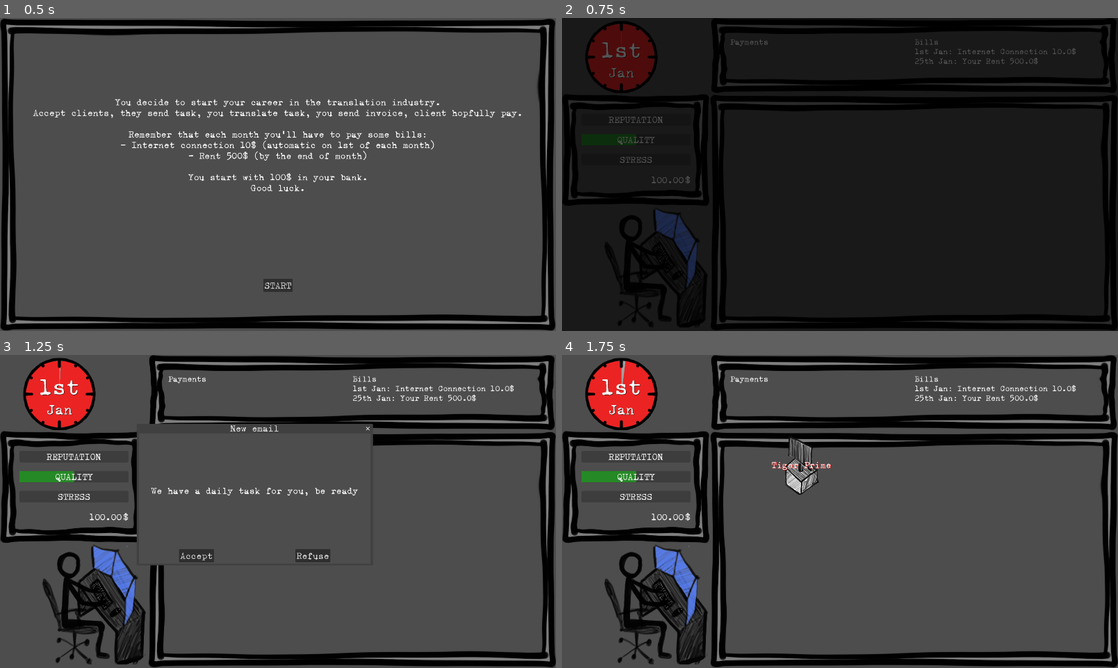
Above: before the commit, frames 1-4 (two rows, left to right).
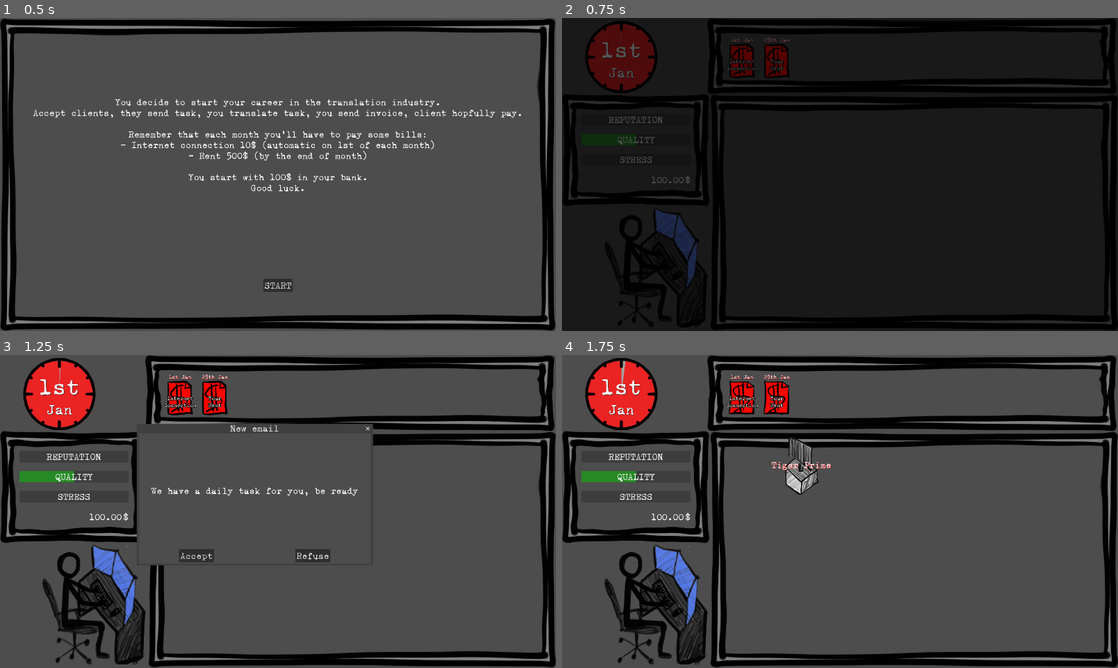
Above: after the commit, the same moments.

Repository: ildede/game-off-2025
Game: Godot game, scene res://scenes/ui/start_screen/start.tscn
The game is run twice, just before and just after one commit, with the same random seed, the same clock (stepped at 60 frames per second) and the same inputs.
Inputs:
- Up to frame 1 (0.5 s): no input
- Up to frame 2 (0.75 s): click "START" at 0.5 s
- Up to frame 3 (1.25 s): no input
- Up to frame 4 (1.75 s): click "Accept" at 1.25 s

Frame 1 is identical in both runs. In frame 2, 1.8% of the frame differs, in the area x 26-99%, y 0-25%; in frame 3, 3.3%; in frame 4, 3.5%, in the area x 26-100%, y 0-25%.

Commit message:
feat: use a list of events instead of two wall of texts

Diff:
--- a/autoloads/models.gd
+++ b/autoloads/models.gd
@@ -4,22 +4,26 @@
 class InvoiceObject:
 	var task_id: int
 	var client_id: int
+	var client_name: String
 	var money_value: float
 	var payment_terms: String
 
 	func _init(ongoing_task: OngoingTask, client: Models.ClientObject) -> void:
 		task_id = ongoing_task.task_id
 		client_id = ongoing_task.client_id
+		client_name = client.name
 		money_value = ongoing_task.total_words * client.payment_per_word
 		payment_terms = client.payment_terms
 
 class PendingPayement:
 	var due_date: int
 	var money_value: float
+	var client_name: String
 
-	func _init(day: int, value: float) -> void:
+	func _init(day: int, value: float, client: String) -> void:
 		due_date = day
 		money_value = value
+		client_name = client
 
 class State:
 	var current_day = 1
--- /dev/null
+++ b/scenes/ui/events_panel/event.gd
@@ -0,0 +1,16 @@
+extends AnimatedSprite2D
+class_name EventSprite
+
+var day: Global.Date
+var display_name: String
+var event_type: EventsPanel.EventType
+
+func _ready() -> void:
+	$Day.text = "{day} {month}".format(day)
+	$Name.text = display_name
+	print("_ready", display_name, event_type)
+	match event_type:
+		EventsPanel.EventType.PAYMENT:
+			play("payment")
+		EventsPanel.EventType.BILL:
+			play("bill")
--- /dev/null
+++ b/scenes/ui/events_panel/event.tscn
@@ -0,0 +1,96 @@
+[gd_scene load_steps=13 format=3 uid="uid://c4n8ci1egtwik"]
+
+[ext_resource type="Texture2D" uid="uid://der7v00pi3xuk" path="res://scenes/ui/events_panel/assets/payment01.png" id="1_dflug"]
+[ext_resource type="Texture2D" uid="uid://dow8ilqjoa8ox" path="res://scenes/ui/events_panel/assets/bill01.png" id="1_v0jw3"]
+[ext_resource type="Texture2D" uid="uid://bsxuifbpltoqn" path="res://scenes/ui/events_panel/assets/bill02.png" id="2_3ar4q"]
+[ext_resource type="Texture2D" uid="uid://cw8mqaoosa6oj" path="res://scenes/ui/events_panel/assets/payment02.png" id="2_7725c"]
+[ext_resource type="Texture2D" uid="uid://x2lh3hj0mcd4" path="res://scenes/ui/events_panel/assets/bill03.png" id="3_0dipp"]
+[ext_resource type="Texture2D" uid="uid://d4fw6qpgr2kj2" path="res://scenes/ui/events_panel/assets/payment03.png" id="3_evdrb"]
+[ext_resource type="Texture2D" uid="uid://ch4aujtm4utux" path="res://scenes/ui/events_panel/assets/payment04.png" id="4_0nhtc"]
+[ext_resource type="Texture2D" uid="uid://bx62m6y3rvgfw" path="res://scenes/ui/events_panel/assets/bill04.png" id="4_xxm8a"]
+[ext_resource type="Texture2D" uid="uid://diwvr3yn2xma8" path="res://scenes/ui/events_panel/assets/payment05.png" id="5_ey4is"]
+[ext_resource type="Texture2D" uid="uid://brntt37dlsebu" path="res://scenes/ui/events_panel/assets/bill05.png" id="5_g2700"]
+[ext_resource type="Script" uid="uid://b8d5km5gevw84" path="res://scenes/ui/events_panel/event.gd" id="6_7725c"]
+
+[sub_resource type="SpriteFrames" id="SpriteFrames_o53mr"]
+animations = [{
+"frames": [{
+"duration": 1.0,
+"texture": ExtResource("1_v0jw3")
+}, {
+"duration": 1.0,
+"texture": ExtResource("2_3ar4q")
+}, {
+"duration": 1.0,
+"texture": ExtResource("3_0dipp")
+}, {
+"duration": 1.0,
+"texture": ExtResource("4_xxm8a")
+}, {
+"duration": 1.0,
+"texture": ExtResource("5_g2700")
+}],
+"loop": true,
+"name": &"bill",
+"speed": 6.0
+}, {
+"frames": [{
+"duration": 1.0,
+"texture": ExtResource("1_dflug")
+}, {
+"duration": 1.0,
+"texture": ExtResource("2_7725c")
+}, {
+"duration": 1.0,
+"texture": ExtResource("3_evdrb")
+}, {
+"duration": 1.0,
+"texture": ExtResource("4_0nhtc")
+}, {
+"duration": 1.0,
+"texture": ExtResource("5_ey4is")
+}],
+"loop": true,
+"name": &"payment",
+"speed": 6.0
+}]
+
+[node name="Event" type="AnimatedSprite2D"]
+scale = Vector2(0.6, 0.6)
+sprite_frames = SubResource("SpriteFrames_o53mr")
+animation = &"bill"
+script = ExtResource("6_7725c")
+
+[node name="Day" type="Label" parent="."]
+anchors_preset = 10
+anchor_right = 1.0
+offset_left = -80.0
+offset_top = -140.0
+offset_right = -80.0
+offset_bottom = -103.0
+grow_horizontal = 2
+theme_override_colors/font_shadow_color = Color(1, 0, 0, 1)
+theme_override_colors/font_outline_color = Color(0, 0, 0, 1)
+theme_override_constants/shadow_offset_x = 2
+theme_override_constants/shadow_offset_y = 2
+theme_override_constants/outline_size = 2
+text = "1st Jan"
+horizontal_alignment = 1
+autowrap_mode = 2
+
+[node name="Name" type="Label" parent="."]
+anchors_preset = 12
+anchor_top = 1.0
+anchor_right = 1.0
+anchor_bottom = 1.0
+offset_left = -80.0
+offset_top = -217.0
+offset_right = -80.0
+offset_bottom = -100.0
+grow_horizontal = 2
+grow_vertical = 0
+theme_override_colors/font_outline_color = Color(0, 0, 0, 1)
+theme_override_constants/outline_size = 10
+text = "Global News Network"
+horizontal_alignment = 1
+autowrap_mode = 2
--- /dev/null
+++ b/scenes/ui/events_panel/events_panel.gd
@@ -0,0 +1,41 @@
+extends PanelContainer
+class_name EventsPanel
+
+@onready var event_scene = preload("res://scenes/ui/events_panel/event.tscn")
+
+var childs = []
+
+func _ready() -> void:
+	print("")
+
+func update_events(ar: Array[Event]):
+	for c in childs:
+		c.queue_free()
+	childs.clear()
+	ar.sort_custom(func(a, b): return a.day < b.day)
+	var count = 0
+	for e in ar:
+		var ev_instance: EventSprite = event_scene.instantiate()
+		ev_instance.day = Global.day_number_to_date(e.day)
+		ev_instance.display_name = e.name
+		ev_instance.event_type = e.type
+		ev_instance.position = self.global_position + Vector2(-380 + (120 * count), 150)
+		add_child(ev_instance)
+		childs.append(ev_instance)
+		count += 1
+
+enum EventType {
+	PAYMENT,
+	BILL
+}
+
+class Event:
+	var day: int
+	var type: EventType
+	var amount: float
+	var name: String
+	func _init(type_, day_, amount_, name_) -> void:
+		type = type_
+		day = day_
+		amount = amount_
+		name = name_
--- /dev/null
+++ b/scenes/ui/events_panel/events_panel.tscn
@@ -0,0 +1,10 @@
+[gd_scene load_steps=2 format=3 uid="uid://dquq8idt0crs5"]
+
+[ext_resource type="Script" uid="uid://cl72ssdxgkwim" path="res://scenes/ui/events_panel/events_panel.gd" id="1_kojp0"]
+
+[node name="EventsPanel" type="PanelContainer"]
+offset_left = 514.0
+offset_top = -2.0
+offset_right = 1918.0
+offset_bottom = 260.0
+script = ExtResource("1_kojp0")
--- a/scenes/ui/game_information/game_information.gd
+++ b/scenes/ui/game_information/game_information.gd
@@ -1,5 +1,7 @@
 extends Control
 class_name GameInformation
+
+@onready var events_panel: EventsPanel = $EventsPanel
 
 func _ready() -> void:
 	var state = Global.game_state
@@ -8,22 +10,12 @@
 	$InfoPanel/MarginContainer/GridContainer/QualityLabel/QualityBar.value = state.quality
 	$InfoPanel/MarginContainer/GridContainer/ReputationLabel/ReputationBar.value = state.reputation
 	$InfoPanel/MarginContainer/GridContainer/GridContainer/Money.text = "%.2f" % state.money
-
-	$FuturePanel/MarginContainer/GridContainer/NextBills.append_text("Bills")
-	var bills = state.bills.duplicate()
-	bills.sort_custom(func(a, b): return a.next_payment_day < b.next_payment_day)
-	for bill: Models.BillObject in bills:
-		var day_of_payement = Global.day_number_to_date(bill.next_payment_day)
-		$FuturePanel/MarginContainer/GridContainer/NextBills.newline()
-		$FuturePanel/MarginContainer/GridContainer/NextBills.append_text("{0} {1}: {2} {3}$".format([day_of_payement.day, day_of_payement.month, bill.name, bill.amount]))
-
-	$FuturePanel/MarginContainer/GridContainer/NextPayment.append_text("Payments")
-	var payments = state.pending_payments
-	payments.sort_custom(func(a, b): return a.due_date < b.due_date)
-	for payement: Models.PendingPayement in payments:
-		var day_of_payement = Global.day_number_to_date(payement.due_date)
-		$FuturePanel/MarginContainer/GridContainer/NextPayment.newline()
-		$FuturePanel/MarginContainer/GridContainer/NextPayment.append_text("{0} {1}: {2}$".format([day_of_payement.day, day_of_payement.month, payement.money_value]))
+	var events: Array[EventsPanel.Event] = []
+	for bill: Models.BillObject in state.bills:
+		events.append(EventsPanel.Event.new(EventsPanel.EventType.BILL, bill.next_payment_day, bill.amount, bill.name))
+	for payement: Models.PendingPayement in state.pending_payments:
+		events.append(EventsPanel.Event.new(EventsPanel.EventType.PAYMENT, payement.due_date, payement.money_value, payement.client_name))
+	events_panel.update_events(events)
 	Global.ui_update.connect(ui_update)
 
 func ui_update() -> void:
@@ -31,22 +23,11 @@
 	$InfoPanel/MarginContainer/GridContainer/ReputationLabel/ReputationBar.value = state.reputation
 	$InfoPanel/MarginContainer/GridContainer/StressLabel/StressBar.value = state.stress
 	$InfoPanel/MarginContainer/GridContainer/QualityLabel/QualityBar.value = state.quality
+	$InfoPanel/MarginContainer/GridContainer/ReputationLabel/ReputationBar.value = state.reputation
 	$InfoPanel/MarginContainer/GridContainer/GridContainer/Money.text = "%.2f" % state.money
-
-	$FuturePanel/MarginContainer/GridContainer/NextBills.clear()
-	$FuturePanel/MarginContainer/GridContainer/NextBills.append_text("Bills")
-	var bills = state.bills.duplicate()
-	bills.sort_custom(func(a, b): return a.next_payment_day < b.next_payment_day)
-	for bill: Models.BillObject in bills:
-		var day_of_payement = Global.day_number_to_date(bill.next_payment_day)
-		$FuturePanel/MarginContainer/GridContainer/NextBills.newline()
-		$FuturePanel/MarginContainer/GridContainer/NextBills.append_text("{0} {1}: {2} {3}$".format([day_of_payement.day, day_of_payement.month, bill.name, bill.amount]))
-
-	$FuturePanel/MarginContainer/GridContainer/NextPayment.clear()
-	$FuturePanel/MarginContainer/GridContainer/NextPayment.append_text("Payments")
-	var payments = state.pending_payments
-	payments.sort_custom(func(a, b): return a.due_date < b.due_date)
-	for payement: Models.PendingPayement in payments:
-		var day_of_payement = Global.day_number_to_date(payement.due_date)
-		$FuturePanel/MarginContainer/GridContainer/NextPayment.newline()
-		$FuturePanel/MarginContainer/GridContainer/NextPayment.append_text("{0} {1}: {2}$".format([day_of_payement.day, day_of_payement.month, payement.money_value]))
+	var events: Array[EventsPanel.Event] = []
+	for bill: Models.BillObject in state.bills:
+		events.append(EventsPanel.Event.new(EventsPanel.EventType.BILL, bill.next_payment_day, bill.amount, bill.name))
+	for payement: Models.PendingPayement in state.pending_payments:
+		events.append(EventsPanel.Event.new(EventsPanel.EventType.PAYMENT, payement.due_date, payement.money_value, payement.client_name))
+	events_panel.update_events(events)
--- a/scenes/ui/game_information/game_information.tscn
+++ b/scenes/ui/game_information/game_information.tscn
@@ -1,7 +1,8 @@
-[gd_scene load_steps=6 format=3 uid="uid://c7gpddms8dggn"]
+[gd_scene load_steps=7 format=3 uid="uid://c7gpddms8dggn"]
 
 [ext_resource type="Script" uid="uid://b5d226ud6fjao" path="res://scenes/ui/game_information/game_information.gd" id="1_f6qh3"]
 [ext_resource type="PackedScene" uid="uid://dahhp2f70drw" path="res://scenes/ui/clock/clock.tscn" id="2_g6785"]
+[ext_resource type="PackedScene" uid="uid://dquq8idt0crs5" path="res://scenes/ui/events_panel/events_panel.tscn" id="3_g4cjn"]
 
 [sub_resource type="StyleBoxFlat" id="StyleBoxFlat_272bh"]
 bg_color = Color(0, 0, 1, 0.3529412)
@@ -151,32 +152,9 @@
 horizontal_alignment = 2
 vertical_alignment = 1
 
-[node name="FuturePanel" type="PanelContainer" parent="."]
+[node name="EventsPanel" parent="." instance=ExtResource("3_g4cjn")]
 layout_mode = 0
-offset_left = 514.0
-offset_top = -2.0
-offset_right = 1918.0
-offset_bottom = 260.0
-
-[node name="MarginContainer" type="MarginContainer" parent="FuturePanel"]
-layout_mode = 2
-theme_override_constants/margin_left = 10
-theme_override_constants/margin_top = 10
-theme_override_constants/margin_right = 10
-theme_override_constants/margin_bottom = 10
-
-[node name="GridContainer" type="GridContainer" parent="FuturePanel/MarginContainer"]
-layout_mode = 2
-columns = 2
-
-[node name="NextPayment" type="RichTextLabel" parent="FuturePanel/MarginContainer/GridContainer"]
-layout_mode = 2
-size_flags_horizontal = 3
-size_flags_vertical = 3
-theme_override_font_sizes/normal_font_size = 28
-
-[node name="NextBills" type="RichTextLabel" parent="FuturePanel/MarginContainer/GridContainer"]
-layout_mode = 2
-size_flags_horizontal = 3
-size_flags_vertical = 3
-theme_override_font_sizes/normal_font_size = 28
+offset_left = 501.0
+offset_top = -1.0
+offset_right = 1917.0
+offset_bottom = 264.0
--- a/scenes/ui/invoices/invoices.gd
+++ b/scenes/ui/invoices/invoices.gd
@@ -81,17 +81,17 @@
 				"IMMEDIATE":
 					Global.update_money.emit(invoice_obj.money_value)
 				"UPON_RECEIPT":
-					Global.game_state.pending_payments.append(Models.PendingPayement.new(Global.game_state.current_day, invoice_obj.money_value))
+					Global.game_state.pending_payments.append(Models.PendingPayement.new(Global.game_state.current_day, invoice_obj.money_value, invoice_obj.client_name))
 				"NET7":
-					Global.game_state.pending_payments.append(Models.PendingPayement.new(Global.game_state.current_day+7, invoice_obj.money_value))
+					Global.game_state.pending_payments.append(Models.PendingPayement.new(Global.game_state.current_day+7, invoice_obj.money_value, invoice_obj.client_name))
 				"NET30":
-					Global.game_state.pending_payments.append(Models.PendingPayement.new(Global.game_state.current_day+30, invoice_obj.money_value))
+					Global.game_state.pending_payments.append(Models.PendingPayement.new(Global.game_state.current_day+30, invoice_obj.money_value, invoice_obj.client_name))
 				"NET60":
-					Global.game_state.pending_payments.append(Models.PendingPayement.new(Global.game_state.current_day+60, invoice_obj.money_value))
+					Global.game_state.pending_payments.append(Models.PendingPayement.new(Global.game_state.current_day+60, invoice_obj.money_value, invoice_obj.client_name))
 				"EOM":
-					Global.game_state.pending_payments.append(Models.PendingPayement.new(Global.game_state.current_day+Global.until_end_of_month(Global.game_state.current_day), invoice_obj.money_value))
+					Global.game_state.pending_payments.append(Models.PendingPayement.new(Global.game_state.current_day+Global.until_end_of_month(Global.game_state.current_day), invoice_obj.money_value, invoice_obj.client_name))
 				"EONM":
-					Global.game_state.pending_payments.append(Models.PendingPayement.new(Global.game_state.current_day+Global.until_end_of_month(Global.game_state.current_day)+30, invoice_obj.money_value))
+					Global.game_state.pending_payments.append(Models.PendingPayement.new(Global.game_state.current_day+Global.until_end_of_month(Global.game_state.current_day)+30, invoice_obj.money_value, invoice_obj.client_name))
 
 		Global.game_state.tasks_waiting_to_be_processed.clear()
 		for child in child_added:
Binary file added: scenes/ui/events_panel/assets/bill01.png
Not shown, added: scenes/ui/events_panel/assets/bill01.png.import
Binary file added: scenes/ui/events_panel/assets/bill02.png
Not shown, added: scenes/ui/events_panel/assets/bill02.png.import
Binary file added: scenes/ui/events_panel/assets/bill03.png
Not shown, added: scenes/ui/events_panel/assets/bill03.png.import
Binary file added: scenes/ui/events_panel/assets/bill04.png
Not shown, added: scenes/ui/events_panel/assets/bill04.png.import
Binary file added: scenes/ui/events_panel/assets/bill05.png
Not shown, added: scenes/ui/events_panel/assets/bill05.png.import
Binary file added: scenes/ui/events_panel/assets/payment01.png
Not shown, added: scenes/ui/events_panel/assets/payment01.png.import
(and 10 more such lines)
